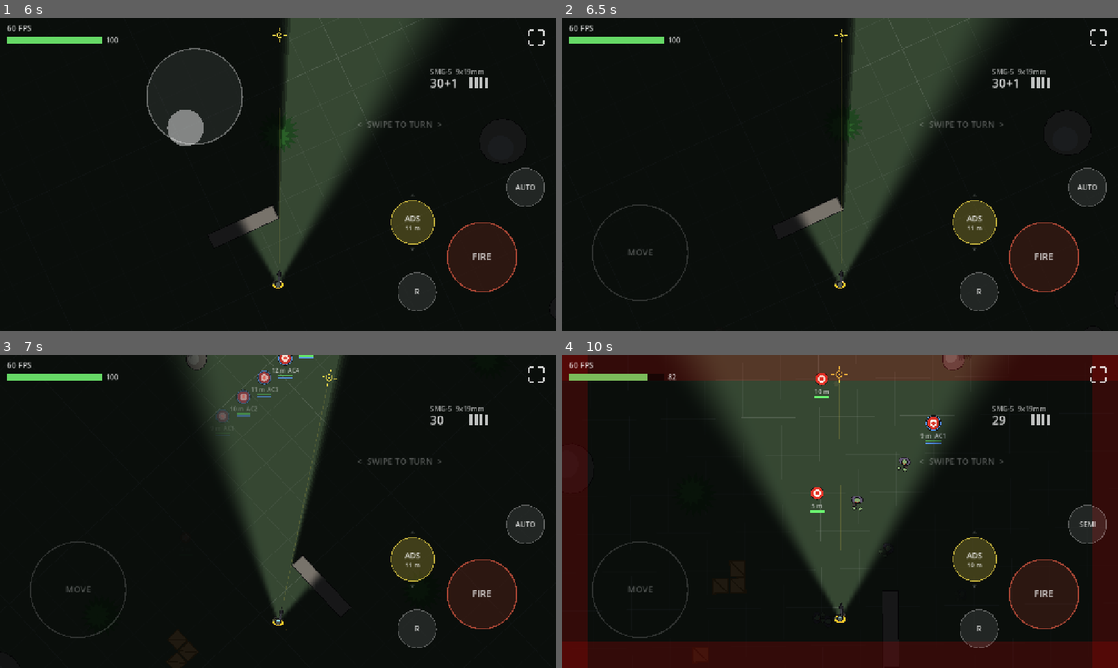
Above: before the commit, frames 1-4 (two rows, left to right).
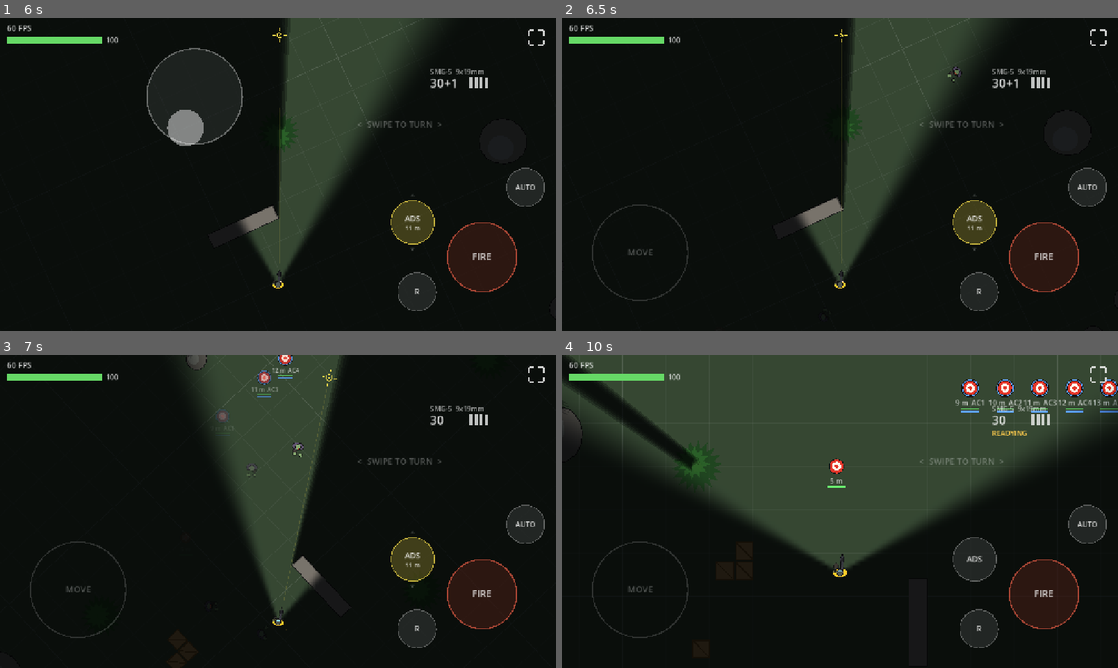
Above: after the commit, the same moments.

Repository: jklrjklr/zhukov
Game: Godot game, scene res://scenes/main.tscn
The game is run twice, just before and just after one commit, with the same random seed, the same clock (stepped at 60 frames per second) and the same inputs.
Inputs (mouse positions are in pixels of both pictures, inside the frame that each line leads up to):
- Up to frame 1 (6 s): tap Enter at 0.5 s; move the mouse to (400, 158) at 0.52 s; hold D 0.53-1.25 s; hold E 0.53-1.25 s; click (400, 158) at 0.67 s; tap Space at 0.77, 3.77 s; drag from (166, 190) to (250, 237) at 1.27 s; move the mouse to (333, 105) at 2.02 s; hold D 2.03-2.75 s; tap R at 2.1 s; drag from (250, 237) to (111, 127) at 2.77 s; move the mouse to (444, 221) at 3.52 s; hold A 3.53-4.25 s; tap F at 3.6 s; drag from (111, 127) to (194, 96) at 4.27 s; move the mouse to (305, 174) at 5.02 s; hold S 5.03-5.75 s; tap X at 5.1 s; click (305, 174) at 5.17 s; drag from (194, 96) to (166, 190) at 5.77 s
- Up to frame 2 (6.5 s): no input
- Up to frame 3 (7 s): move the mouse to (400, 495) at 6.52 s; hold W from 6.53 s (still down); hold Q from 6.53 s (still down); tap Space at 6.77 s
- Up to frame 4 (10 s): release W at 7.25 s; release Q at 7.25 s; drag from (728, 527) to (812, 574) at 7.27 s; move the mouse to (895, 442) at 8.02 s; hold S 8.03-8.75 s; tap B at 8.1 s; drag from (812, 574) to (673, 464) at 8.77 s; move the mouse to (1006, 558) at 9.52 s; hold W from 9.53 s (still down); tap Z at 9.6 s; click (1006, 558) at 9.67 s; tap Space at 9.77 s

Frame 1 is identical in both runs. In frame 2, less than 0.1% of the frame differs, in the area x 69-72%, y 15-21%; in frame 3, 0.3%; in frame 4, 43%, in the area x 0-100%, y 0-100%.

Commit message:
Zombie speed relative to player walk: wander 25%, run 110%
Co-Authored-By: Claude Opus 5.5 <noreply@anthropic.com>
Claude-Session: https://claude.ai/code/session_01CuvFDQ8S82ziWJ7Azt1Yc4

Diff:
--- a/scripts/zombie.gd
+++ b/scripts/zombie.gd
@@ -27,9 +27,9 @@
 const OUTLINE := Color(0.08, 0.08, 0.08)
 
 @export var max_hp := 120.0
-## m/s
-@export var wander_speed := 0.7
-@export var run_speed := 3.3
+## Speeds as a fraction of the player's base walk speed (Player.move_speed).
+@export var wander_ratio := 0.25
+@export var run_ratio := 1.1
 @export var fov_deg := 70.0
 @export var sight_m := 20.0
 ## m from body edge to body edge.
@@ -52,6 +52,9 @@
 
 var hp := 120.0
 var state := State.WANDER
+## m/s, derived from the player's walk speed in _ready.
+var wander_speed := 1.0
+var run_speed := 4.5
 ## Current hearing (drops when deafened, recovers to `hearing`).
 var hearing_now := 90.0
 
@@ -89,6 +92,9 @@
 	_walk_phase = randf() * TAU
 	rotation = randf() * TAU
 	_player = get_tree().get_first_node_in_group("player")
+	var walk: float = (_player.move_speed if _player else 260.0) / PX
+	wander_speed = walk * wander_ratio
+	run_speed = walk * run_ratio
 	_new_wander()
 
 
